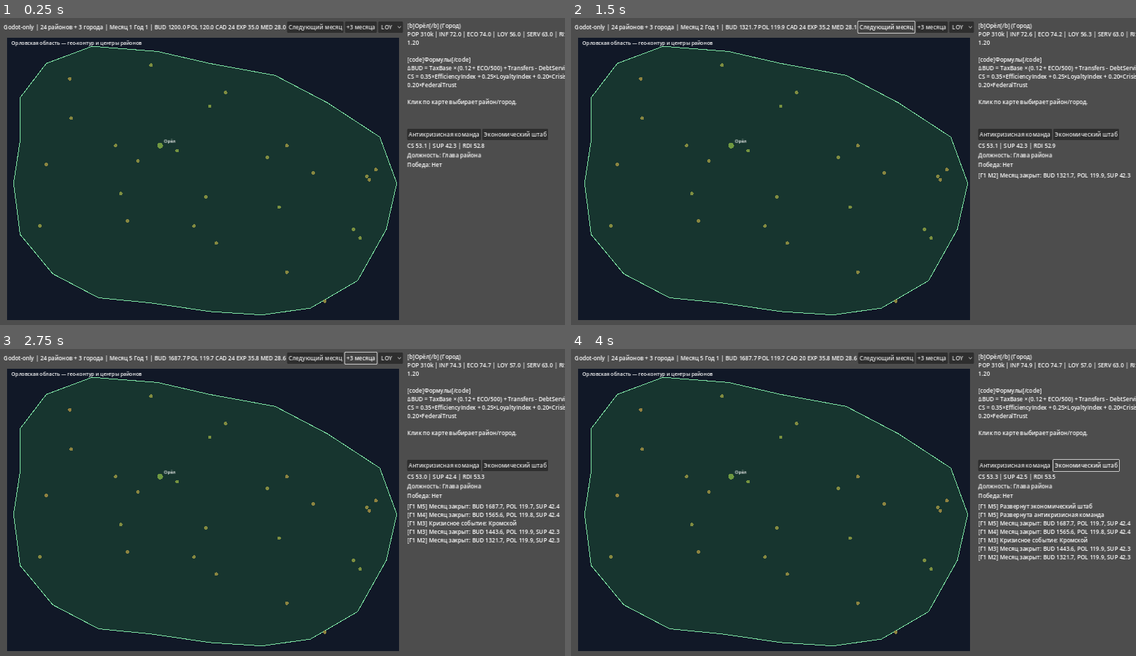
Above: before the commit, frames 1-4 (two rows, left to right).
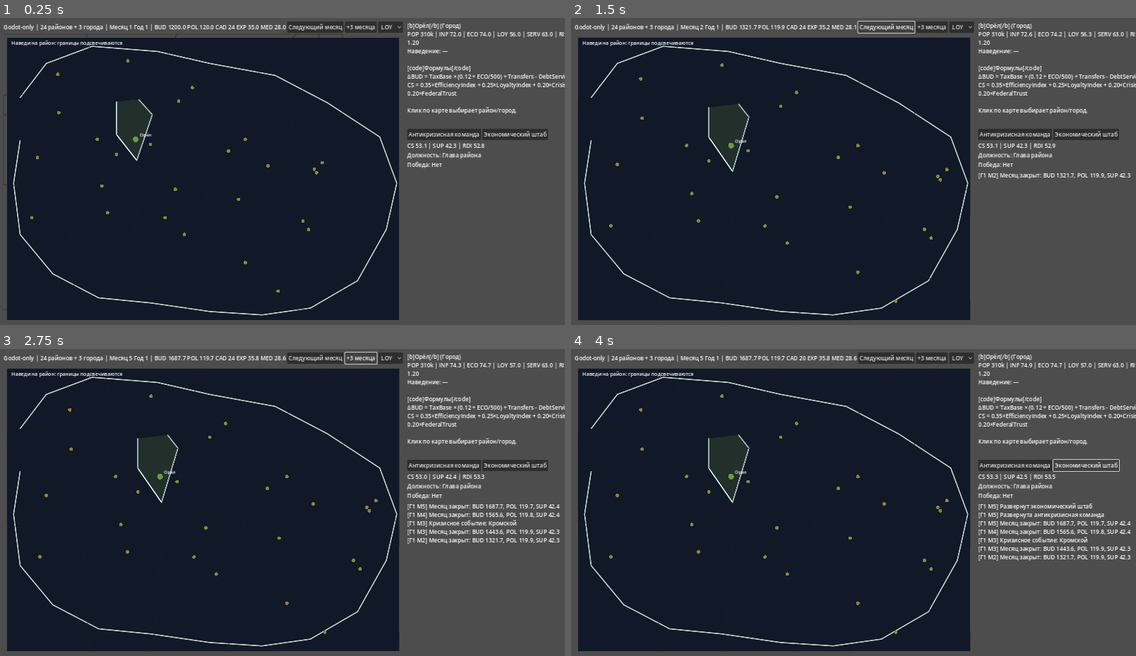
Above: after the commit, the same moments.

Repository: aleksandrmaricev141-star/gunis-
Game: Godot game, scene res://scenes/Main.tscn
The game is run twice, just before and just after one commit, with the same random seed, the same clock (stepped at 60 frames per second) and the same inputs.
Inputs:
- Up to frame 1 (0.25 s): no input
- Up to frame 2 (1.5 s): click "LOY" at 0.5 s; click "Следующий месяц" at 1.25 s
- Up to frame 3 (2.75 s): click "+3 месяца" at 2 s
- Up to frame 4 (4 s): click "Антикризисная команда" at 2.75 s; click "Экономический штаб" at 3.5 s

The runs differ from the first frame. In frame 1, 48% of the frame differs, in the area x 0-100%, y 5-98%; in frame 2, 48%; in frame 3, 48%; in frame 4, 48%.

Commit message:
Document photo-map asset integration path

Diff:
--- a/godot/scripts/Main.gd
+++ b/godot/scripts/Main.gd
@@ -12,6 +12,7 @@
 var log_box: RichTextLabel
 var map_canvas: MapCanvas
 var mode_option: OptionButton
+var hovered_id: String = ""
 
 func _ready() -> void:
 	_load_data()
@@ -64,6 +65,7 @@
 	map_canvas = MapCanvas.new()
 	map_canvas.custom_minimum_size = Vector2(980, 820)
 	map_canvas.district_clicked.connect(_on_district_clicked)
+	map_canvas.district_hovered.connect(_on_district_hovered)
 	left.add_child(map_canvas)
 
 	var right := VBoxContainer.new()
@@ -101,8 +103,9 @@
 		state.districts.size() - 3, state.month, state.year, state.resources["BUD"], state.resources["POL"], state.resources["CAD"], state.resources["EXP"], state.resources["MED"]
 	]
 
-	details.text = "[b]%s[/b] (%s)\nPOP %sk | INF %.1f | ECO %.1f | LOY %.1f | SERV %.1f | RISK %.1f | LOG %.2f\n\n[code]Формулы[/code]\nΔBUD = TaxBase × (0.12 + ECO/500) + Transfers - DebtService - Leakage\nCS = 0.35×EfficiencyIndex + 0.25×LoyaltyIndex + 0.20×CrisisScore + 0.20×FederalTrust\n\nКлик по карте выбирает район/город." % [
-		d["name"], d["type"], d["POP"], d["INF"], d["ECO"], d["LOY"], d["SERV"], d["RISK"], d["LOG"]
+	var hover_label: String = hovered_id if hovered_id != "" else "—"
+	details.text = "[b]%s[/b] (%s)\nPOP %sk | INF %.1f | ECO %.1f | LOY %.1f | SERV %.1f | RISK %.1f | LOG %.2f\nНаведение: %s\n\n[code]Формулы[/code]\nΔBUD = TaxBase × (0.12 + ECO/500) + Transfers - DebtService - Leakage\nCS = 0.35×EfficiencyIndex + 0.25×LoyaltyIndex + 0.20×CrisisScore + 0.20×FederalTrust\n\nКлик по карте выбирает район/город." % [
+				d["name"], d["type"], d["POP"], d["INF"], d["ECO"], d["LOY"], d["SERV"], d["RISK"], d["LOG"], hover_label
 	]
 
 	var rdi := state.weighted_rdi()
@@ -140,3 +143,7 @@
 func _on_eco() -> void:
 	state.deploy_eco_team()
 	_refresh()
+
+func _on_district_hovered(id: String) -> void:
+	hovered_id = id
+	_refresh()
--- a/godot/scripts/ui/MapCanvas.gd
+++ b/godot/scripts/ui/MapCanvas.gd
@@ -2,48 +2,135 @@
 class_name MapCanvas
 
 signal district_clicked(district_id: String)
+signal district_hovered(district_id: String)
 
 var border_points: Array = []
 var districts: Array[Dictionary] = []
 var selected_id: String = ""
+var hovered_id: String = ""
 var map_mode: String = "LOY"
 var map_rect: Rect2 = Rect2(0, 0, 960, 780)
+
+var map_texture: Texture2D
+var projected_points: Dictionary = {}
+var district_cells: Dictionary = {}
 
 func configure(border: Array, district_items: Array, selected: String, mode: String) -> void:
 	border_points = border
 	districts = district_items
 	selected_id = selected
 	map_mode = mode
+	_rebuild_geometry()
 	queue_redraw()
 
 func _ready() -> void:
 	mouse_filter = Control.MOUSE_FILTER_STOP
+	if ResourceLoader.exists("res://assets/orlov_map_reference.png"):
+		map_texture = load("res://assets/orlov_map_reference.png") as Texture2D
 
 func _draw() -> void:
 	map_rect = Rect2(Vector2(10, 10), size - Vector2(20, 20))
-	draw_rect(map_rect, Color("#111827"), true)
+	if map_texture != null:
+		draw_texture_rect(map_texture, map_rect, false)
+		draw_rect(map_rect, Color(1, 1, 1, 0.12), false, 2.0)
+	else:
+		draw_rect(map_rect, Color("#111827"), true)
 	_draw_outline()
+	_draw_cells_overlay()
 	_draw_points()
 	var font: Font = get_theme_default_font()
-	draw_string(font, map_rect.position + Vector2(12, 20), "Орловская область — гео-контур и центры районов", HORIZONTAL_ALIGNMENT_LEFT, -1, 14, Color.WHITE)
+	draw_string(font, map_rect.position + Vector2(12, 20), "Наведи на район: границы подсвечиваются", HORIZONTAL_ALIGNMENT_LEFT, -1, 14, Color.WHITE)
+
+func _rebuild_geometry() -> void:
+	projected_points.clear()
+	district_cells.clear()
+	if districts.is_empty():
+		return
+	for d in districts:
+		var id: String = String(d["id"])
+		projected_points[id] = _project_geo(float(d["lat"]), float(d["lon"]))
+
+	for d in districts:
+		var id: String = String(d["id"])
+		var p: Vector2 = projected_points[id]
+		var cell: Array[Vector2] = [
+			map_rect.position,
+			Vector2(map_rect.end.x, map_rect.position.y),
+			map_rect.end,
+			Vector2(map_rect.position.x, map_rect.end.y)
+		]
+		for other in districts:
+			var other_id: String = String(other["id"])
+			if other_id == id:
+				continue
+			var q: Vector2 = projected_points[other_id]
+			var n: Vector2 = q - p
+			var c: float = (q.dot(q) - p.dot(p)) / 2.0
+			cell = _clip_halfplane(cell, n, c)
+			if cell.is_empty():
+				break
+		district_cells[id] = cell
+
+func _clip_halfplane(poly: Array[Vector2], n: Vector2, c: float) -> Array[Vector2]:
+	var out: Array[Vector2] = []
+	if poly.is_empty():
+		return out
+	for i in range(poly.size()):
+		var a: Vector2 = poly[i]
+		var b: Vector2 = poly[(i + 1) % poly.size()]
+		var da: float = n.dot(a) - c
+		var db: float = n.dot(b) - c
+		var ina: bool = da <= 0.0
+		var inb: bool = db <= 0.0
+		if ina and inb:
+			out.append(b)
+		elif ina and not inb:
+			var t1: float = da / (da - db)
+			out.append(a.lerp(b, t1))
+		elif not ina and inb:
+			var t2: float = da / (da - db)
+			out.append(a.lerp(b, t2))
+			out.append(b)
+	return out
 
 func _draw_outline() -> void:
 	var pts: PackedVector2Array = PackedVector2Array()
 	for p in border_points:
 		var pp: Array = p
 		pts.append(_project_geo(float(pp[1]), float(pp[0])))
-	draw_colored_polygon(pts, Color(0.12, 0.35, 0.22, 0.45))
-	for i in range(pts.size()):
-		draw_line(pts[i], pts[(i + 1) % pts.size()], Color(0.5, 0.9, 0.65), 2.0)
+	draw_polyline(pts, Color(0.9, 1.0, 0.95, 0.8), 2.0, true)
+
+func _draw_cells_overlay() -> void:
+	for d in districts:
+		var id: String = String(d["id"])
+		if not district_cells.has(id):
+			continue
+		var poly: Array[Vector2] = district_cells[id]
+		if poly.size() < 3:
+			continue
+		var packed: PackedVector2Array = PackedVector2Array(poly)
+		var value: float = float(d[map_mode])
+		var base: Color = _value_color(value)
+		if id == hovered_id:
+			draw_colored_polygon(packed, Color(base.r, base.g, base.b, 0.25))
+			draw_polyline(packed, Color(1, 0.95, 0.25, 0.95), 3.0, true)
+		elif id == selected_id:
+			draw_colored_polygon(packed, Color(base.r, base.g, base.b, 0.18))
+			draw_polyline(packed, Color(0.9, 1.0, 1.0, 0.95), 2.0, true)
+		else:
+			draw_polyline(packed, Color(0.1, 0.12, 0.13, 0.35), 1.0, true)
 
 func _draw_points() -> void:
 	for d in districts:
-		var p: Vector2 = _project_geo(float(d["lat"]), float(d["lon"]))
+		var id: String = String(d["id"])
+		if not projected_points.has(id):
+			continue
+		var p: Vector2 = projected_points[id]
 		var value: float = float(d[map_mode])
 		var col: Color = _value_color(value)
-		var radius: float = 8.0 if String(d["id"]) == selected_id else 5.0
+		var radius: float = 8.0 if id == selected_id else 5.0
 		draw_circle(p, radius, col)
-		if String(d["id"]) == selected_id:
+		if id == selected_id or id == hovered_id:
 			draw_string(get_theme_default_font(), p + Vector2(10, -8), String(d["name"]), HORIZONTAL_ALIGNMENT_LEFT, -1, 13, Color.WHITE)
 
 func _project_geo(lat: float, lon: float) -> Vector2:
@@ -60,19 +147,55 @@
 	return Color(1.0 - n, 0.2 + n * 0.7, 0.25)
 
 func _gui_input(event: InputEvent) -> void:
+	if event is InputEventMouseMotion:
+		var mpos: Vector2 = event.position
+		_update_hover(mpos)
 	if event is InputEventMouseButton and event.pressed and event.button_index == MOUSE_BUTTON_LEFT:
 		var pos: Vector2 = event.position
 		if map_rect.has_point(pos):
 			_select_nearest(pos)
 
-func _select_nearest(pos: Vector2) -> void:
+func _update_hover(pos: Vector2) -> void:
+	if not map_rect.has_point(pos):
+		if hovered_id != "":
+			hovered_id = ""
+			queue_redraw()
+		return
+	var new_hover: String = _find_polygon_hit(pos)
+	if new_hover == "":
+		new_hover = _nearest_id(pos)
+	if new_hover != hovered_id:
+		hovered_id = new_hover
+		emit_signal("district_hovered", hovered_id)
+		queue_redraw()
+
+func _find_polygon_hit(pos: Vector2) -> String:
+	for d in districts:
+		var id: String = String(d["id"])
+		if not district_cells.has(id):
+			continue
+		var poly: Array[Vector2] = district_cells[id]
+		if Geometry2D.is_point_in_polygon(pos, PackedVector2Array(poly)):
+			return id
+	return ""
+
+func _nearest_id(pos: Vector2) -> String:
 	var best_dist: float = 999999.0
 	var best_id: String = ""
 	for d in districts:
-		var p: Vector2 = _project_geo(float(d["lat"]), float(d["lon"]))
+		var id: String = String(d["id"])
+		if not projected_points.has(id):
+			continue
+		var p: Vector2 = projected_points[id]
 		var dd: float = p.distance_to(pos)
 		if dd < best_dist:
 			best_dist = dd
-			best_id = String(d["id"])
-	if best_dist <= 24.0:
-		emit_signal("district_clicked", best_id)
+			best_id = id
+	return best_id
+
+func _select_nearest(pos: Vector2) -> void:
+	var id: String = _find_polygon_hit(pos)
+	if id == "":
+		id = _nearest_id(pos)
+	if id != "":
+		emit_signal("district_clicked", id)
Not shown, changed: godot/README.md
